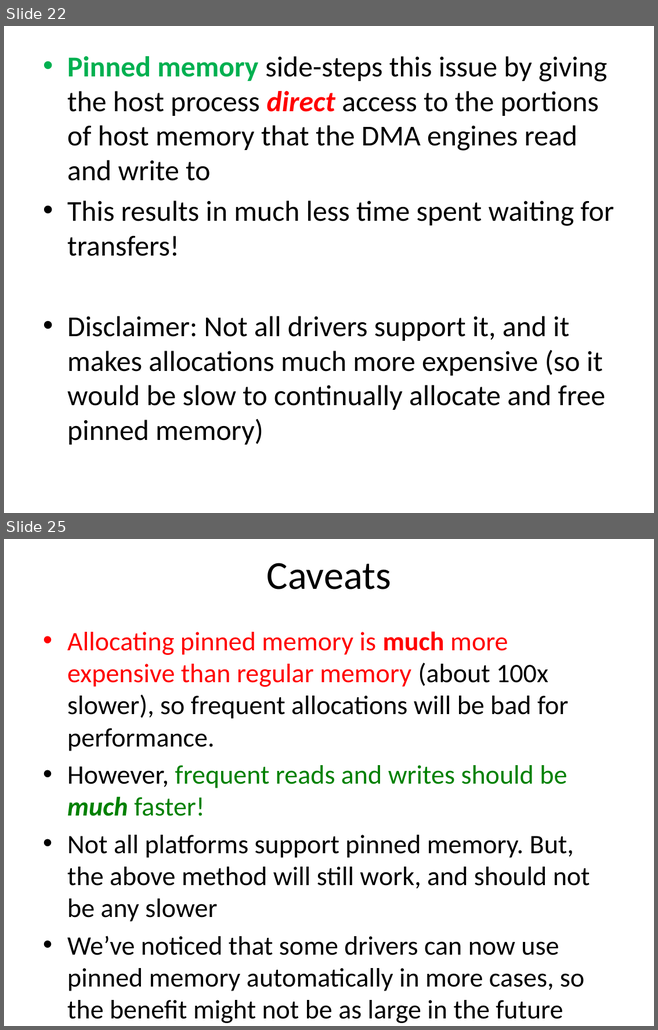
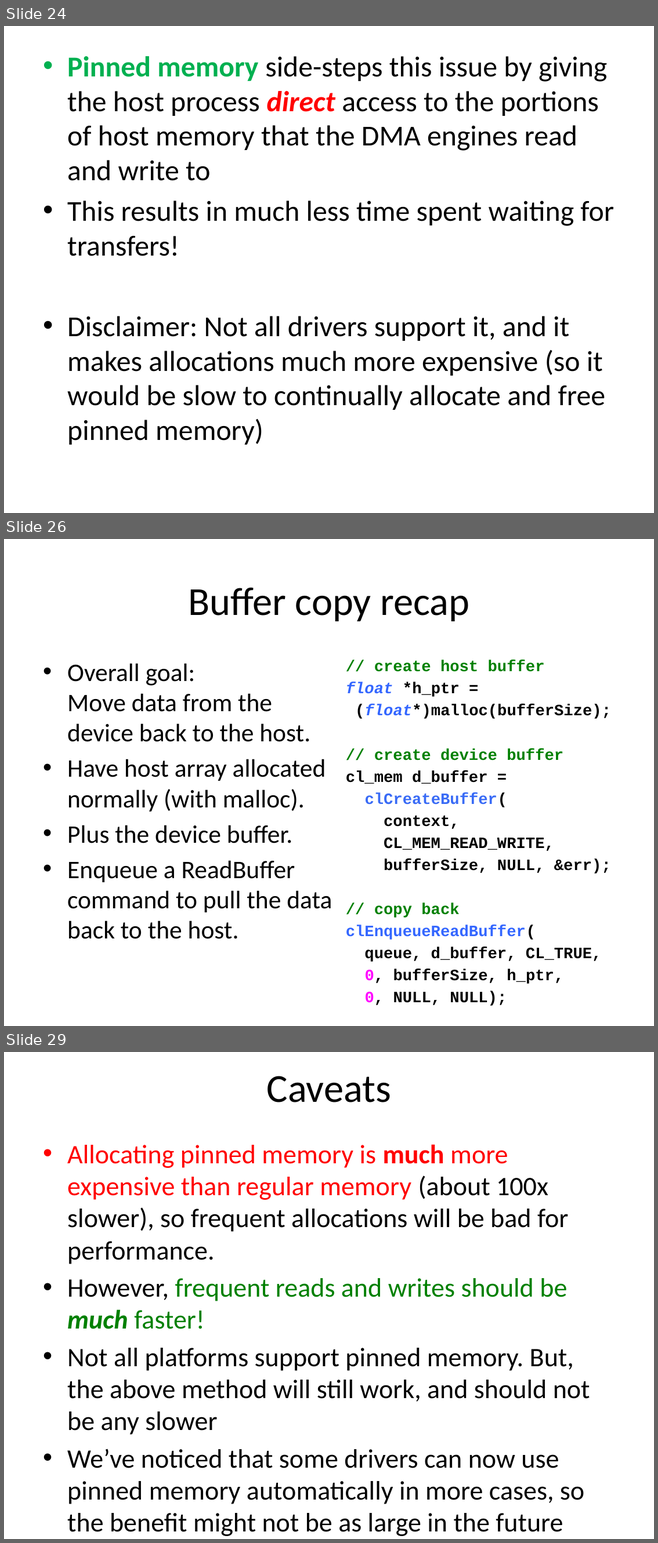
Before and after one commit to UoB-HPC/opencl-training-slides, a slide deck: advanced_part1.pptx. Shown one above the other, each under a label of ours: slides 22 and 25 before the commit, slides 24, 26 and 29 after it; the slides between them are not shown. The pictures are 658x1030 and 658x1543 pixels, drawn with LibreOffice and Linux fonts; fonts in the diff are those of the drawing. Boxes give left, top, right and bottom in pixels: in the first picture for what was removed or moved away, otherwise in the second. Text is boxed around its words. In the diff, an @@ line names an element or a change of style, - is before the commit and + after.

```diff
--- a/advanced_part1.pptx
+++ b/advanced_part1.pptx
@@ slide 26 added at (4,539,654,1026), background #FFFFFF @@
@@ title added at (188,587,469,621), 44 pt, text #000000 @@
+Buffer copy recap
@@ text added at (346,660,611,984), 17.5 pt, text #000000, bold @@
+// create host buffer
+float *h_ptr =
+(float*)malloc(bufferSize);
+// create device buffer
+cl_mem d_buffer =
+clCreateBuffer(
+context,
+CL_MEM_READ_WRITE,
+bufferSize, NULL, &err);
+// copy back
+clEnqueueReadBuffer(
+queue, d_buffer, CL_TRUE,
+0, bufferSize, h_ptr,
+0, NULL, NULL);
@@ text added at (67,663,332,939), 28 pt, text #000000 @@
+• Overall goal:
+  Move data from the device back to the host.
+• Have host array allocated normally (with malloc).
+• Plus the device buffer.
+• Enqueue a ReadBuffer command to pull the data back to the host.
@@ what was slide 22 is now slide 24 @@
@@ what was slide 25 is now slide 29 @@
```
Also in this commit, not shown: 6 slides changed, 4 other slides added.
